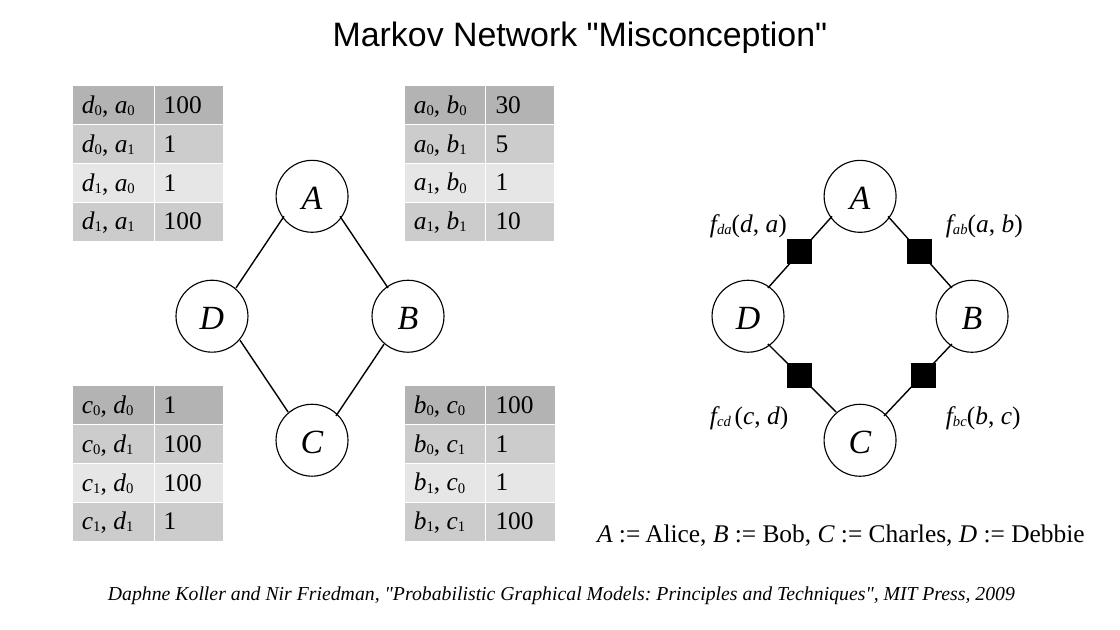
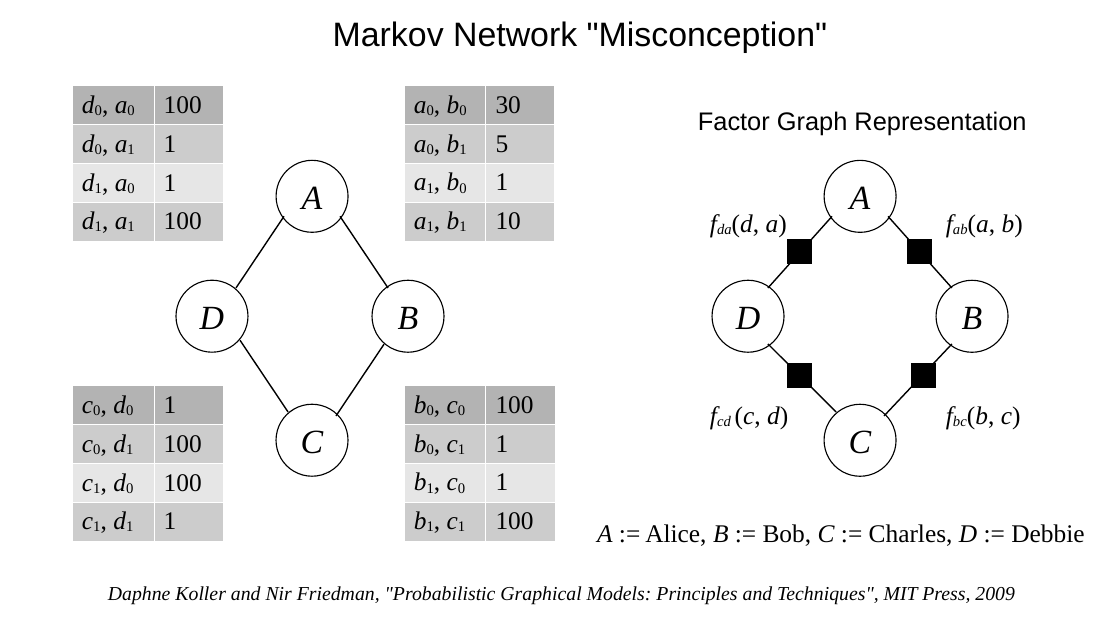
Before and after one commit to ax-va/Project-BayesianPy, a slide deck: slide 1 of models/factor_graphs/misconception.odp. Drawn at 1120x630 pixels with LibreOffice and Linux fonts; fonts in the diff are those of the drawing. Boxes give left, top, right and bottom in pixels: in the first picture for what was removed or moved away, otherwise in the second. Text is boxed around its words. In the diff, an @@ line names an element or a change of style, - is before the commit and + after.

```diff
--- a/models/factor_graphs/misconception.odp
+++ b/models/factor_graphs/misconception.odp
@@ text added at <box>698,111,1026,135</box>, 18 pt, text #000000 @@
+Factor Graph Representation
```
Also in this commit, not shown: 3 other files.
